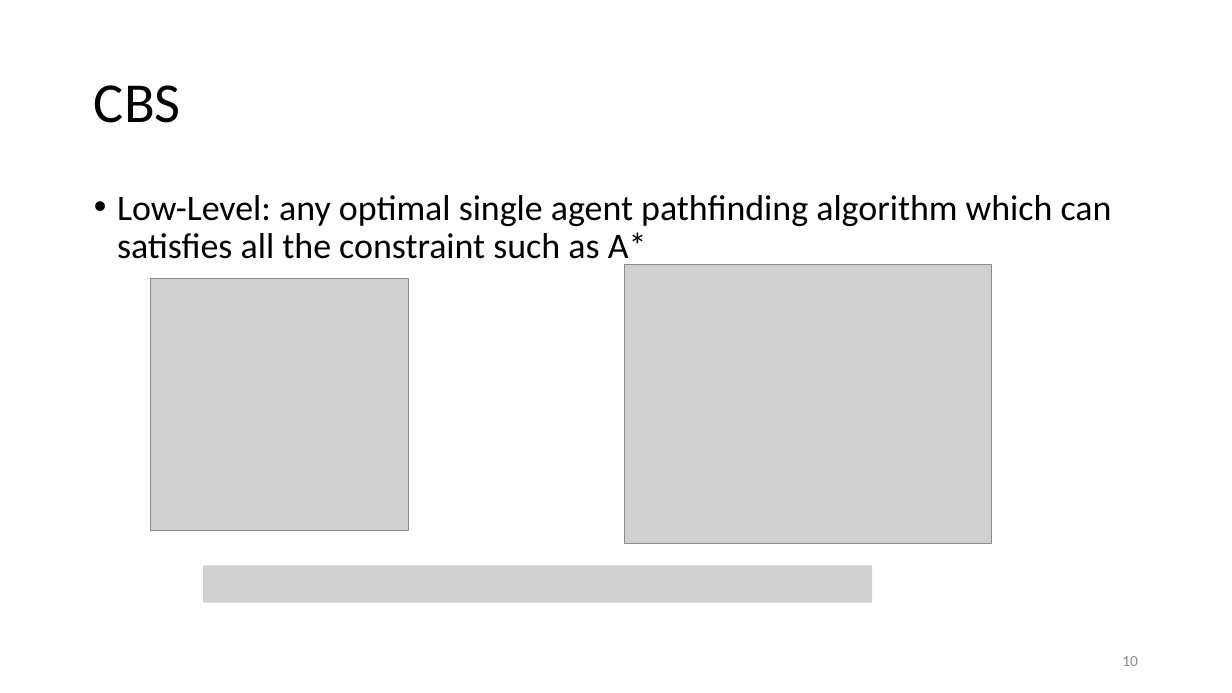
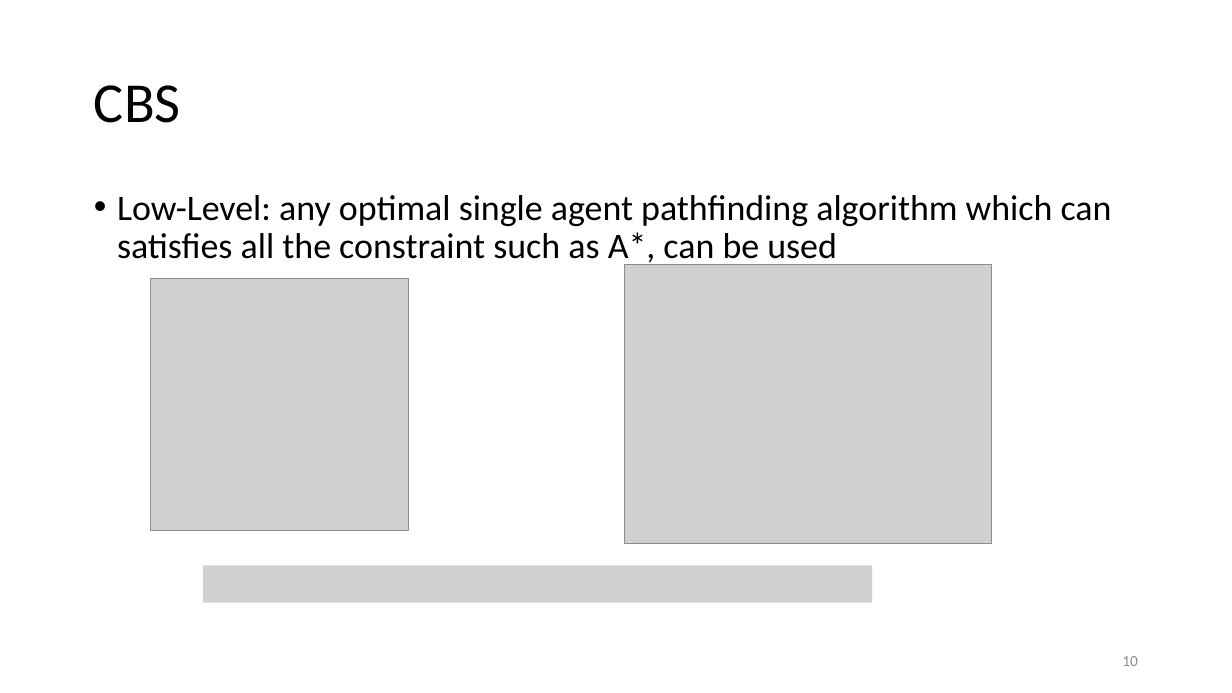
Before and after one commit to DemirDorukDilek/CBS, a slide deck: slide 10 of dahahilipls.pptx. Drawn at 1232x693 pixels with LibreOffice and Linux fonts; fonts in the diff are those of the drawing; grey boxes stand for pictures. Boxes give left, top, right and bottom in pixels: in the first picture for what was removed or moved away, otherwise in the second. Text is boxed around its words. In the diff, an @@ line names an element or a change of style, - is before the commit and + after.

```diff
--- a/dahahilipls.pptx
+++ b/dahahilipls.pptx
@@ text at box(117, 195, 1112, 268): text changed @@
-• Low-Level: any optimal single agent pathfinding algorithm which can satisfies all the constraint such as A*
+• Low-Level: any optimal single agent pathfinding algorithm which can satisfies all the constraint such as A*, can be used
```
Also in this commit, not shown: 6 other slides changed.
